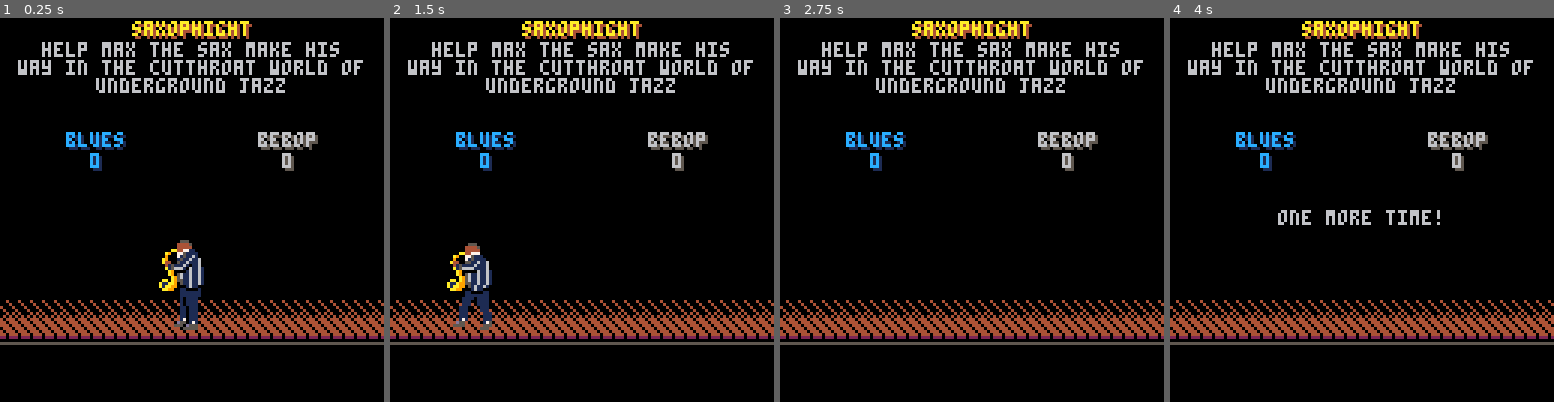
Above: before the commit, frames 1-4 (left to right).
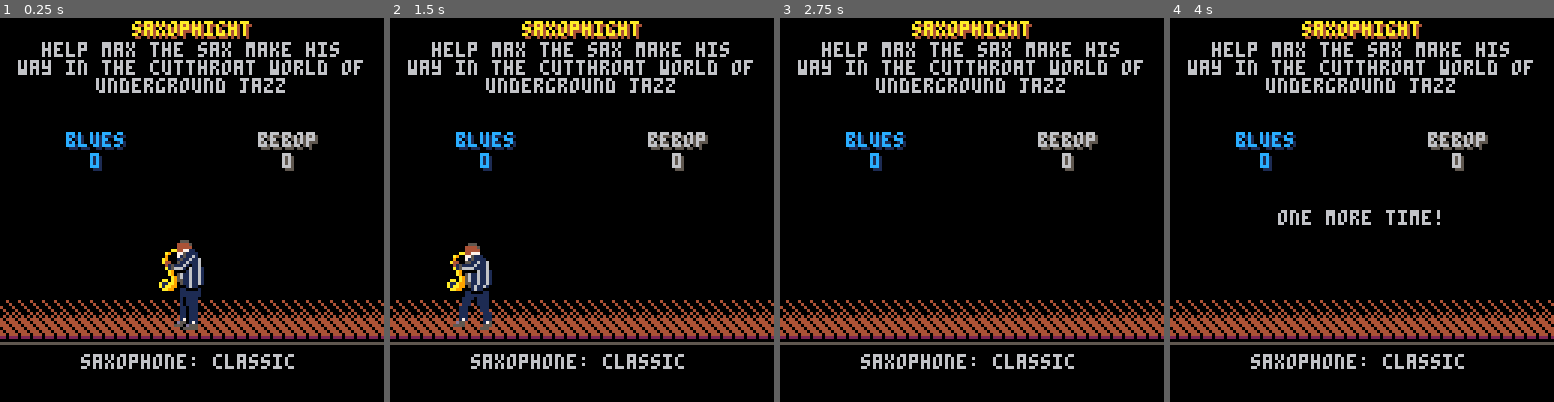
Above: after the commit, the same moments.

Repository: dekent/Saxophight
Game: PICO-8 cartridge saxophight.p8
The game is run twice, just before and just after one commit, with the same random seed, the same clock (stepped at 60 frames per second) and the same inputs.
Inputs:
- Up to frame 1 (0.25 s): no input
- Up to frame 2 (1.5 s): tap O (Z key) at 0.33, 0.7, 1.43 s; tap X (X key) at 1.07 s
- Up to frame 3 (2.75 s): hold Left 1.97-2.37 s; tap X (X key) at 2.07, 2.4, 2.73 s; tap O (Z key) at 2.22 s; hold Down from 2.42 s (still down)
- Up to frame 4 (4 s): release Down at 2.82 s; hold Right 2.87-3.53 s; tap X (X key) at 3.07, 3.4, 3.73 s; tap O (Z key) at 3.1, 3.98 s; hold Up from 3.58 s (still down)

The runs differ from the first frame. In frame 1, 0.9% of the frame differs, in the area x 21-77%, y 87-92%; in frame 2, 0.9%; in frame 3, 0.9%; in frame 4, 0.9%.

Commit message:
Unlockable saxophones and gameover music

Diff:
--- a/saxophight.p8
+++ b/saxophight.p8
@@ -26,6 +26,7 @@
 p.x_col_l_bound = {6,0} --lower bound for h collision
 p.x_col_u_bound = {15,9} --upper bound for h collision
 p.player = true
+p.sax = 0
 
 spawn = {}
 spawn.x = {72,231}
@@ -45,8 +46,12 @@
 bebop_chords = {1,2,1,5,4,4,1,5,2,5,1,2,1,2,1,5,4,4,1,5,2,5,1,1}
 bebop_bass_pos = {1,2,1,0,2,0,2,1,2,0,1,2,1,0,1,0,2,0,1,2,0,2,1,0,1,0,2,0,1,0,2,1,0,1,2,1,2,1,0,2,0,1,2,1,0,1,0,2,1,2,1,0,1,2,1,0,1,2,0,2,0,1,0,1,2,0,1,2,0,2,1,0,1,0,1,2,0,2,1,2,0,1,2,1,2,1,0,2,1,2,1,0,2,1,2,1}
 
+--unlockables
+sax_colors = {true,false,false,false,false}
+
 function _init()
-
+	--todo: read in high scores
+	--todo: set unlocks based on high scores
 end
 
 --reset the game for another round
@@ -71,6 +76,13 @@
  snare_counter = 0
  kick_counter = 0
  hihat_counter = 0
+ new_unlock = false
+ message1 = 0
+ message2 = 0
+ message3 = 0
+ message1_count = 0
+ message2_count = 0
+ message3_count = 0
 
  --hud
  game_points = 0
@@ -789,6 +802,18 @@
     title_sprite = 8
    end
 
+   if btnp(2) then
+    p.sax = (p.sax + 1) % 5
+    while not sax_colors[p.sax+1] do
+     p.sax = (p.sax + 1) % 5
+    end
+   elseif btnp(3) then
+    p.sax = (p.sax - 1) % 5
+    while not sax_colors[p.sax+1] do
+     p.sax = (p.sax - 1) % 5
+    end
+   end
+
    if btnp(4) then
     title_transition = true
     sfx(19,1)
@@ -906,6 +931,7 @@
 	 --gameover check
 	 if set_gameover then
 	  music(-1,0)
+	  music(6)
    screen=2
    freeze_objects()
    set_gameover = false
@@ -917,7 +943,7 @@
    foreach(notes, move_note)
    foreach(trumpets, move_trumpet)
    gameover_counter += 1
-   if gameover_counter >= 300 then
+   if gameover_counter > 244 then
     gameover_transition = false
    end
   else
@@ -1157,6 +1183,27 @@
  print(number, tx-ndigits*2, ty, tcol)
 end
 
+function set_sax_color()
+ if p.sax == 1 then
+		pal(9,13)
+		pal(10,7)
+	elseif p.sax == 2 then
+	 pal(9,4)
+	 pal(10,9)
+	elseif p.sax == 3 then
+	 pal(9,2)
+	 pal(10,0)
+	elseif p.sax == 4 then
+	 pal(10,7)
+	 pal(9,15)
+	end
+end
+
+function reset_sax_color()
+ pal(9,9)
+ pal(10,10)
+end
+
 function _draw()
 
  cls()
@@ -1198,17 +1245,33 @@
 			spr(97,i*8,104)
 		end
 
+		--render saxophone selection
+		sax_msg = "saxophone: "
+		if p.sax == 1 then
+		 sax_msg = sax_msg.."silver"
+		elseif p.sax == 2 then
+		 sax_msg = sax_msg.."bronze"
+		elseif p.sax == 3 then
+		 sax_msg = sax_msg.."black lacquer"
+		elseif p.sax == 4 then
+		 sax_msg = sax_msg.."grafton"
+		else
+		 sax_msg = sax_msg.."classic"
+		end
+
+		print_centered(sax_msg,63,112,6)
 		--render title screen max
 		palt(0,false)
 		palt(11,true)
+		set_sax_color()
 		if title_direction == 0 then
 		 spr(title_sprite,title_max_x,72,2,4)
 		else
 		 spr(title_sprite,title_max_x,72,2,4)
 		end
+		pal(9,9)
+		pal(10,10)
 		palt(0,true)
-
-		--render screen wipe?
 
 		--render ready text
 		if title_max_x <= -20 and title_max_x > -32 then
@@ -1244,11 +1307,13 @@
 
 	 --render max the sax
 	 sprite = p.sprite
+	 set_sax_color()
 	 if (p.dir == -1) sprite+=8
 	 for shift=0,48,16 do
 	 	spr(48-shift+sprite, p.x, p.y-shift/2)
 	 	spr(49-shift+sprite, p.x+8, p.y-shift/2)
 	 end
+	 reset_sax_color()
 
 	 palt(0,true)
 
@@ -1306,11 +1371,39 @@
       print_centered("top performance!",64,64,4)
       print_centered("top performance!",63,63,10)
      end
+     if not sax_colors[2] then
+      if game_points >= 500 then
+       sax_colors[2] = true
+       new_unlock = true
+      end
+     end
+     if not sax_colors[4] then
+      if game_points >= 1000 then
+       sax_colors[4] = true
+       new_unlock = true
+      end
+     end
     else
      if game_points > top_score_bebop then
-      print_centered("top performance!",64,64,5)
-      print_centered("top performance!",63,63,6)
+      print_centered("top performance!",64,64,4)
+      print_centered("top performance!",63,63,10)
      end
+     if not sax_colors[3] then
+      if game_points >= 500 then
+       sax_colors[3] = true
+       new_unlock = true
+      end
+     end
+     if not sax_colors[5] then
+      if game_points >= 1000 then
+       sax_colors[5] = true
+       new_unlock = true
+      end
+     end
+    end
+    if new_unlock then
+     print_centered("new sax unlocked!",64,72,4)
+     print_centered("new sax unlocked!",63,71,10)
     end
    end
    if gameover_counter > 244 then
@@ -1408,14 +1501,14 @@
 000000000000000000000000000a0000000007000a700a0000a0aa0000a0aa0000a0a000000aa000000aa00000a77a00007aa70007a00a700a0000a000000000
 000000000000000000a0000000000070a000000000000000000000000a000000000000000000000000000000000aa0000a0770a0007aa700a0a00a0aa000000a
 0000000000a0000000000007000000000000000000000000a0000000000000000000000000000000000000000000000000000000a007700a0a0aa0a00a0000a0
-01717000170000001700000000000000000000000000000000000000000000000000000000000000000000000000000000000000000000000000000000000000
-01717700170000001717700000000000000000000000000000000000000000000000000000000000000000000000000000000000000000000000000000000000
-01777000170000001771700000000000000000000000000000000000000000000000000000000000000000000000000000000000000000000000000000000000
-17717000171700001701700000000000000000000000000000000000000000000000000000000000000000000000000000000000000000000000000000000000
-01717700177170001707700000000000000000000000000000000000000000000000000000000000000000000000000000000000000000000000000000000000
-01777000170170001771700000000000000000000000000000000000000000000000000000000000000000000000000000000000000000000000000000000000
-17717000171700000001700000000000000000000000000000000000000000000000000000000000000000000000000000000000000000000000000000000000
-01717000177000000001700000000000000000000000000000000000000000000000000000000000000000000000000000000000000000000000000000000000
+01818000180000001800000000000000000000000000000000000000000000000000000000000000000000000000000000000000000000000000000000000000
+01818800180000001818800000000000000000000000000000000000000000000000000000000000000000000000000000000000000000000000000000000000
+01888000180000001881800000000000000000000000000000000000000000000000000000000000000000000000000000000000000000000000000000000000
+18818000181800001801800000000000000000000000000000000000000000000000000000000000000000000000000000000000000000000000000000000000
+01818800188180001808800000000000000000000000000000000000000000000000000000000000000000000000000000000000000000000000000000000000
+01888000180180001881800000000000000000000000000000000000000000000000000000000000000000000000000000000000000000000000000000000000
+18818000181800000001800000000000000000000000000000000000000000000000000000000000000000000000000000000000000000000000000000000000
+01818000188000000001800000000000000000000000000000000000000000000000000000000000000000000000000000000000000000000000000000000000
 00170000001777770017000017000000177777001700000001770000017701770177000001770000017701770177000000000000000000007000001700170000
 00170000001777770017700017000000177777001777000001770000017701770177000001770000017701770177000000000000170001700017000000000000
 00170000001700170017170001700000017001700171700017000000170017001700000017000000170017001700000001701700001700000000000000000000
@@ -1430,8 +1523,8 @@
 bbb88bbbb2bbbbbbb2bbbbbbbbbbb55055bbbbbbb2822bbbb2822bbbbbbbbbddddbbbbbbbbbbbbddbbbbbbbbbbbbbbbbbb2822bbbbbb500055bbbbbb00000000
 bb8444bbb2bbbbbbb4bbbbbbbbbf50055bbbbbbbb2111bbbb2111bbbbbbbbb1111dbbbbbbbbbbb11bbbbbbbbbbbbbbbbbb2111bbbbbb55555bbbbbbb00000000
 bb8444bbb4bbbbbbb24bbbbbbbf50555fbbbbbbbb11ee1bbb11ee1bbbbbbbdddddbbbbbbbbbbbdddbbbbbbbbbbbbbbbbbb11ee1bbbbbbffffbbbbbbb00000000
-bb8448bbb24bbbbb42bbbbbbbbf00ffffbbbbbbb12ee22bb12ee22bbbbbbbb9999bbbbbbbbbbbb99bbbbbbbb44444444b12ee22bbbbbbbff7bbbbbbb00000000
-b88ddbbb24bbbbbb2bbbbbbbbb6600ff7bbbbbbbb22ebbbbb22e660bbbbfbbb997bbbbbbbbbbbbb9bbbbbbbb00000000bb22ebbbbbbb66776dbbbbbb00000000
+bb8448bbb24bbbbb42bbbbbbbbf00ffffbbbbbbb12eee2bb12eee2bbbbbbbb9999bbbbbbbbbbbb99bbbbbbbb44444444b14eee4bbbbbbbff7bbbbbbb00000000
+b88ddbbb24bbbbbb2bbbbbbbbb6600ff7bbbbbbbb22ebbbbb22e660bbbbfbbb997bbbbbbbbbbbbb9bbbbbbbb00000000bb44ebbbbbbb66776dbbbbbb00000000
 bbdddd442bbbbbbbbbbbbbbbbbb666776dbbbbbbb88e8bbbbb88e40bbbbbfbdccddbbbbbbbbbbbbbbbbbbbbbb4444044bbbbbbbbbbb66d26d6bbbbbb00000000
 bbd4dd0929bbbbbbbbbbbb55bbbb6d26d6bbbbbbb8888ebbb8ee440bbbbbbfd77dddbbbbbbbbbbbbbbbbbbbbb4444544bbbbbbbbbb666d66d66bbbbb00000000
 bbd4dd99299bbbbbbbbbb555bbbbbd66d66bbbbbb8e88ee0b8888eebbbbbbd9971ddbbbbbbbbbbbb66bbbbbbb4444544bbbbbbbbbb66bd66d66bbbbb00000000
Not shown, changed: the music (__music__) section of saxophight.p8
Not shown, changed: the sound effects (__sfx__) section of saxophight.p8
